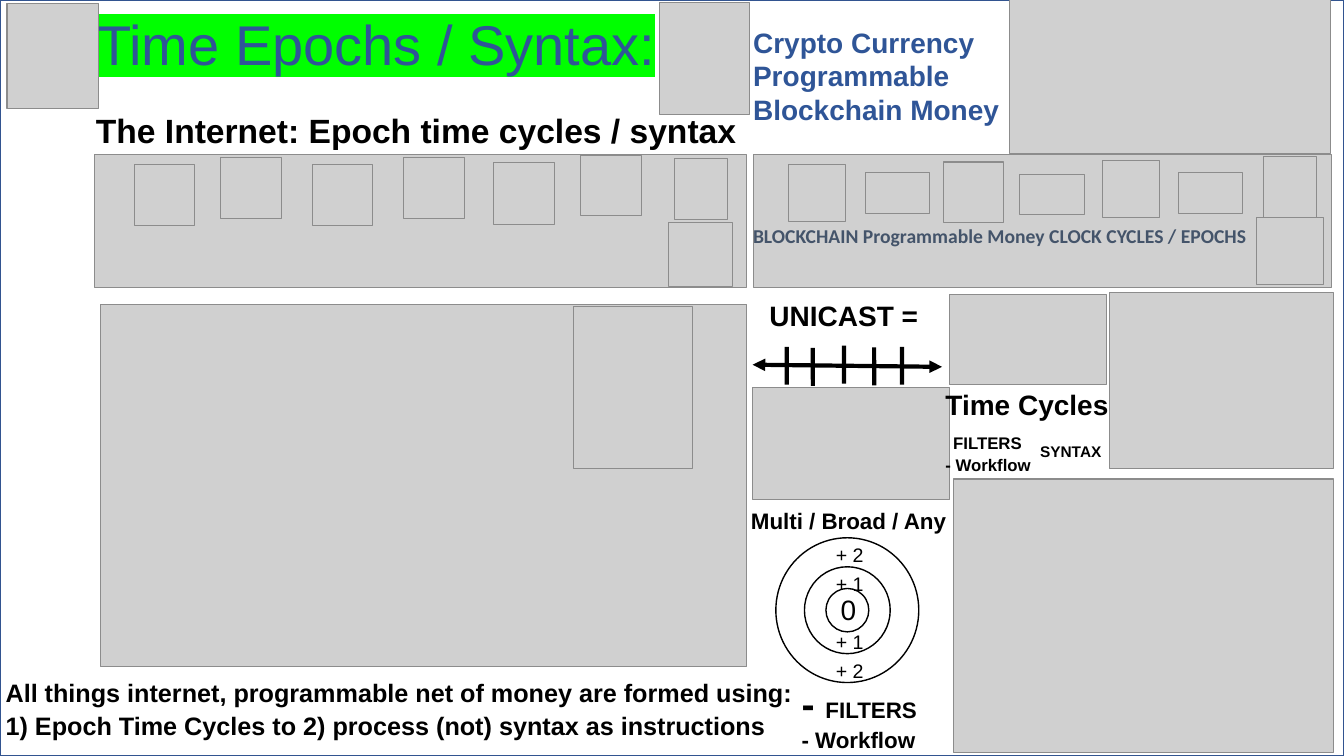
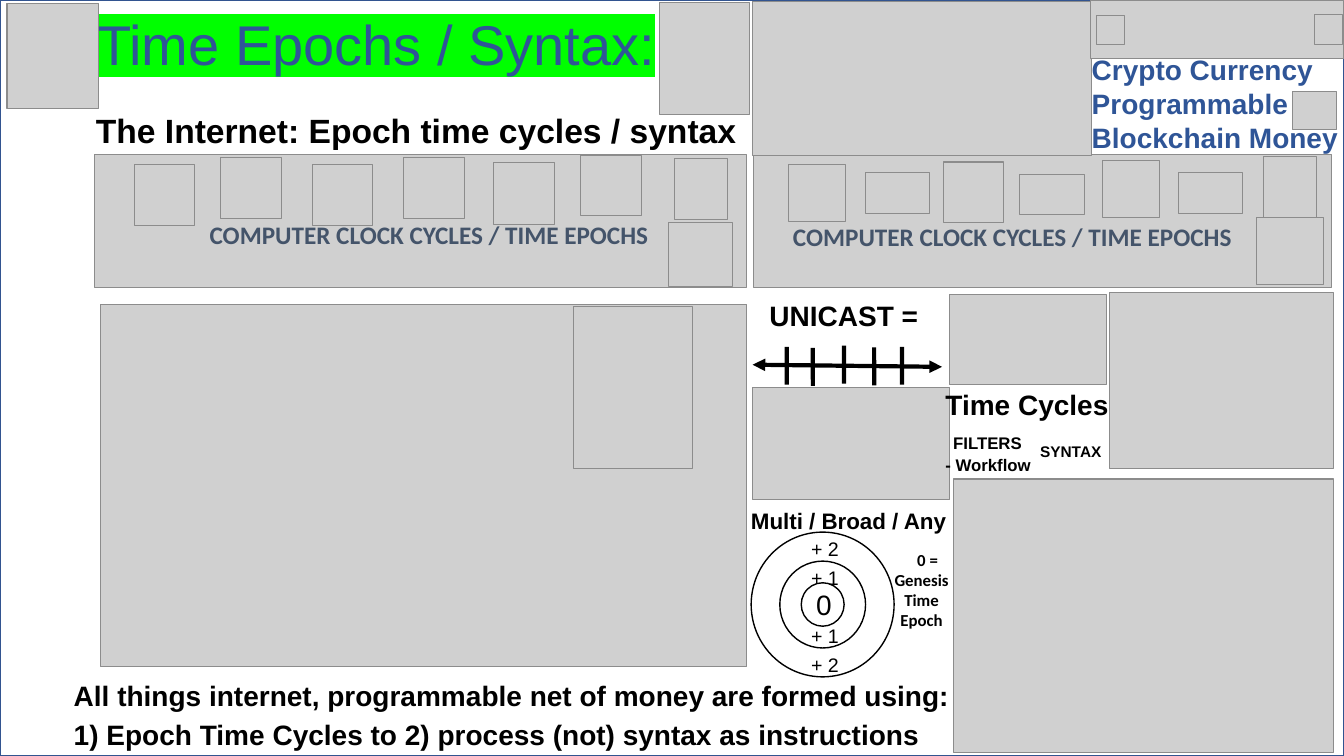
Before and after one commit to Beacon-Heart/Heart_Beacon, a slide deck: slide 2 of Epoch_Time_Cycles_Syntax.pptx. Drawn at 1344x756 pixels with LibreOffice and Linux fonts; fonts in the diff are those of the drawing; grey boxes stand for pictures. Boxes give left, top, right and bottom in pixels: in the first picture for what was removed or moved away, otherwise in the second. Text is boxed around its words. In the diff, an @@ line names an element or a change of style, - is before the commit and + after.

Commit message:
Add files via upload
The #Internet, net of programmable #money is formed using 1) Time Cycle epochs used to parse (not) syntax as instructions for workflow and (routing) filters. This is key to cross meme interoperability and consensus. #blockchain #programmable economy

```diff
--- a/Epoch_Time_Cycles_Syntax.pptx
+++ b/Epoch_Time_Cycles_Syntax.pptx
@@ picture: place and size @@
-picture at bbox=[1010, 0, 1331, 154]
+picture at bbox=[752, 2, 1091, 156]
@@ picture added at bbox=[1091, 0, 1344, 58] @@
@@ picture added at bbox=[1097, 15, 1125, 44] @@
@@ picture added at bbox=[1315, 15, 1343, 44] @@
@@ text "Crypto Currency": place and size @@
-text "Crypto Currency" at bbox=[753, 33, 999, 125]
+text "Crypto Currency" at bbox=[1092, 58, 1338, 153]
@@ picture added at bbox=[1293, 92, 1337, 130] @@
@@ text added at bbox=[210, 223, 648, 244], 18 pt, text #44546A, bold @@
+COMPUTER CLOCK CYCLES / TIME EPOCHS
@@ text at bbox=[793, 229, 1232, 246]: text changed; size 14 to 18 pt @@
-BLOCKCHAIN Programmable Money CLOCK CYCLES / EPOCHS
+COMPUTER CLOCK CYCLES / TIME EPOCHS
@@ 5 texts, 3 ellipses: place and size @@
-5 texts, 3 ellipses at bbox=[776, 538, 920, 684]
+5 texts, 3 ellipses at bbox=[751, 532, 894, 678]
@@ text added at bbox=[895, 555, 949, 629], 12 pt, text #000000, bold @@
+0 =
+Genesis
+Time
+Epoch
@@ text "All things internet, programmable net ...": place and size @@
-text "All things internet, programmable net ..." at bbox=[6, 683, 792, 741]
+text "All things internet, programmable net ..." at bbox=[74, 685, 948, 750]
@@ text "All things internet, programmable net ..." at bbox=[74, 685, 948, 750]: size 18 to 20 pt @@
@@ text removed at bbox=[815, 702, 916, 749] @@
-- FILTERS
-- Workflow
```
Also in this commit, not shown: 2 slides added, 1 slide removed, 2 other files.
